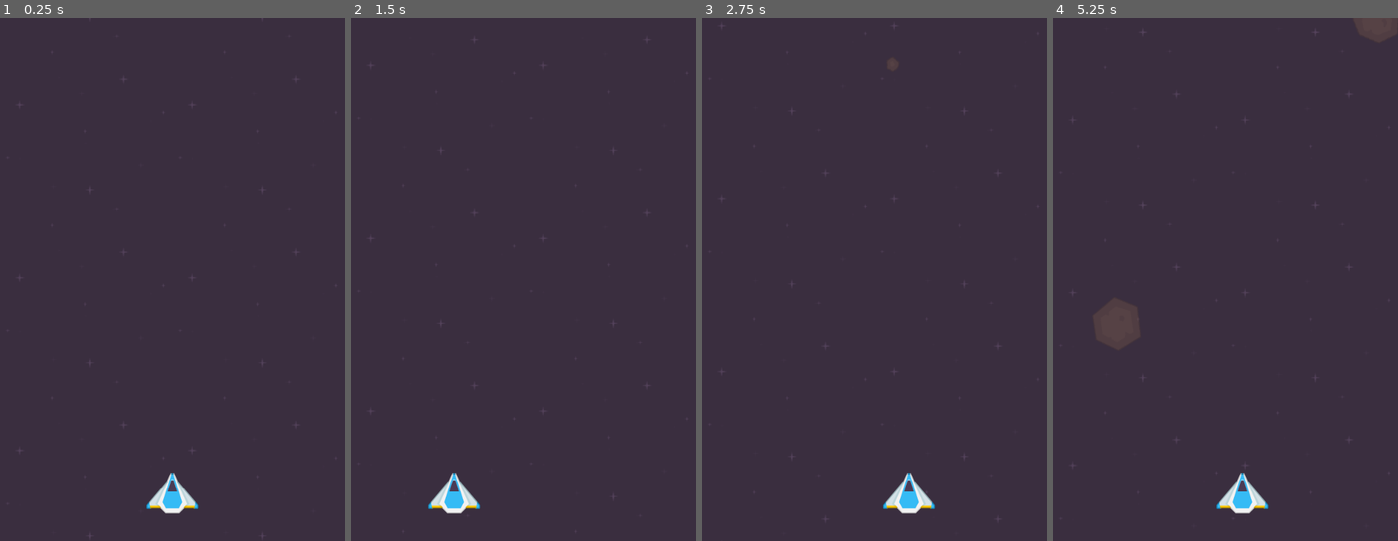
Above: before the commit, frames 1-4 (left to right).
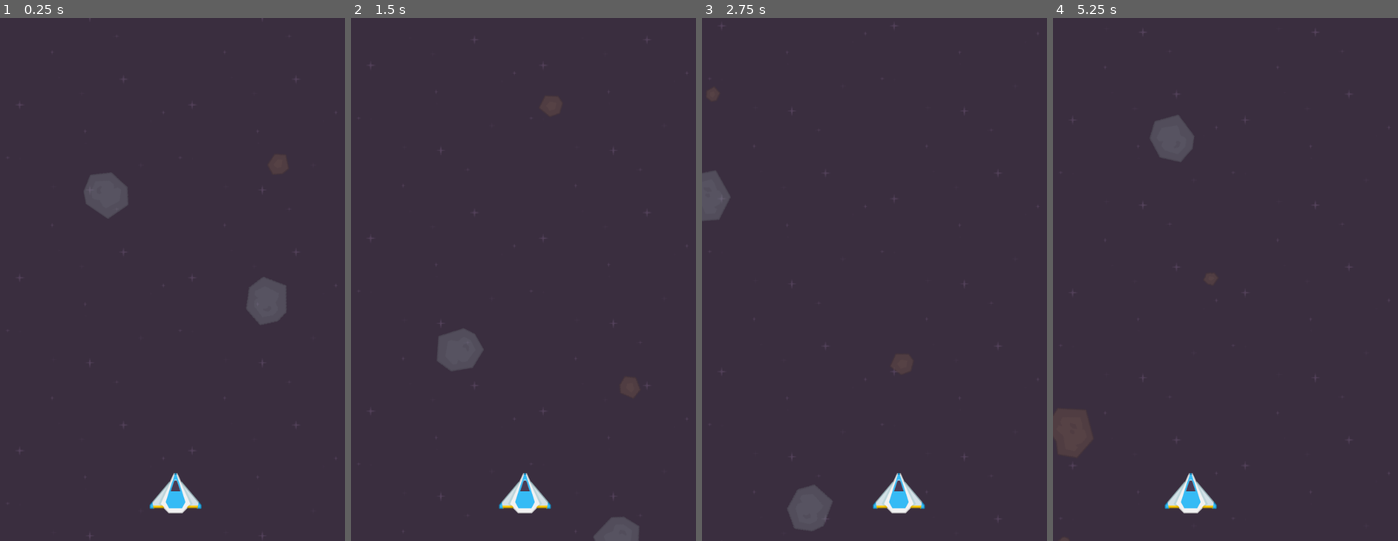
Above: after the commit, the same moments.

Repository: grabatui/godot-top-down-shooter-test
Game: Godot game, scene res://Scenes/world.tscn
Two runs of this game, one before a commit and one after it. Both use one fixed random seed, a clock stepped at 60 frames per second and the inputs below.
Inputs (mouse positions are in pixels of both pictures, inside the frame that each line leads up to):
- Up to frame 1 (0.25 s): no input
- Up to frame 2 (1.5 s): move the mouse to (599, 253) at 0.52 s; move the mouse to (454, 305) at 1.27 s
- Up to frame 3 (2.75 s): move the mouse to (909, 164) at 2.02 s
- Up to frame 4 (5.25 s): move the mouse to (1208, 384) at 2.77 s; move the mouse to (1329, 357) at 3.52 s; move the mouse to (1122, 201) at 4.27 s; move the mouse to (1242, 279) at 5.02 s

The runs differ from the first frame. In frame 1, 2.0% of the frame differs, in the area x 24-83%, y 27-95%; in frame 2, 2.5%; in frame 3, 2.1%; in frame 4, 3.0%, in the area x 0-99%, y 0-100%.

Commit message:
Smooth player moving and first asteroids

Diff:
--- a/Scenes/world.tscn
+++ b/Scenes/world.tscn
@@ -34,35 +34,6 @@
 script = ExtResource("3_cqc0r")
 asteroid_textures = Array[Texture]([ExtResource("5_5c441"), ExtResource("6_443fh"), ExtResource("7_65peg"), ExtResource …(312 unchanged characters)…
 
-[node name="Points" type="Node2D" parent="Asteroids"]
-
-[node name="Marker2D" type="Marker2D" parent="Asteroids/Points"]
-position = Vector2(38, -205)
-
-[node name="Marker2D2" type="Marker2D" parent="Asteroids/Points"]
-position = Vector2(120, -205)
-
-[node name="Marker2D3" type="Marker2D" parent="Asteroids/Points"]
-position = Vector2(239, -205)
-
-[node name="Marker2D4" type="Marker2D" parent="Asteroids/Points"]
-position = Vector2(358, -205)
-
-[node name="Marker2D5" type="Marker2D" parent="Asteroids/Points"]
-position = Vector2(520, -205)
-
-[node name="Marker2D6" type="Marker2D" parent="Asteroids/Points"]
-position = Vector2(606, -205)
-
-[node name="Marker2D7" type="Marker2D" parent="Asteroids/Points"]
-position = Vector2(487, -205)
-
-[node name="Marker2D8" type="Marker2D" parent="Asteroids/Points"]
-position = Vector2(286, -205)
-
-[node name="Marker2D9" type="Marker2D" parent="Asteroids/Points"]
-position = Vector2(161, -205)
-
 [node name="Asteroids" type="Node2D" parent="Asteroids"]
 
 [node name="Timer" type="Timer" parent="Asteroids"]
--- a/Scripts/Scenes/asteroids.gd
+++ b/Scripts/Scenes/asteroids.gd
@@ -2,17 +2,23 @@
 
 
 const ASTEROID_ENTER_FROM_IN_SECONDS: float = 0.5
-const ASTEROID_ENTER_TO_IN_SECONDS: float = 2.0
+const ASTEROID_ENTER_TO_IN_SECONDS: float = 1.5
+
 const ASTEROID_SPEED_FROM: float = 200.0
 const ASTEROID_SPEED_TO: float = 400.0
+
 const ASTEROID_ROTATION_RADIANT_FROM: float = -7.0
 const ASTEROID_ROTATION_RADIANT_TO: float = 7.0
+
 const ASTEROID_QUIT_ADDITIONAL: float = 50.0
+
+const FIRST_ASTEROIDS_COUNT_FROM: int = 3
+const FIRST_ASTEROIDS_COUNT_TO: int = 5
 
 
 @onready var asteroids_root: Node2D = $Asteroids
-@onready var asteroids_points_root: Node2D = $Points
 @onready var asteroids_timer: Timer = $Timer
+@onready var full_width: float = float(ProjectSettings.get('display/window/size/viewport_width'))
 @onready var full_height: float = float(ProjectSettings.get('display/window/size/viewport_height'))
 
 
@@ -23,6 +29,7 @@
 
 
 func _ready():
+	__place_several_asteroids();
 	__start_asteroids_background_timer()
 
 
@@ -37,24 +44,38 @@
 			continue
 
 
+func __place_several_asteroids() -> void:
+	var asteroid_position: Vector2
+	for i in asteroids_generator.randi_range(FIRST_ASTEROIDS_COUNT_FROM, FIRST_ASTEROIDS_COUNT_TO):
+		asteroid_position = Vector2(
+			asteroids_generator.randf_range(0, full_width),
+			asteroids_generator.randf_range(0, full_height)
+		)
+
+		__place_asteroid(asteroid_position)
+
+
 func __start_asteroids_background_timer() -> void:
 	asteroids_timer.wait_time = asteroids_generator.randf_range(ASTEROID_ENTER_FROM_IN_SECONDS, ASTEROID_ENTER_TO_IN_SECONDS)
 	asteroids_timer.start()
 
 
 func _on_timer_timeout():
-	var all_markers: Array = asteroids_points_root.get_children()
-	var asteroid_marker: Marker2D = all_markers[randi() % all_markers.size()]
+	var asteroid_position: Vector2 = Vector2(asteroids_generator.randf_range(0, full_width), -30.0)
 
+	__place_asteroid(asteroid_position)
+
+	__start_asteroids_background_timer()
+
+
+func __place_asteroid(asteroid_position: Vector2) -> void:
 	var asteroid_texture: Texture = asteroid_textures[randi() % asteroid_textures.size()]
 
 	var asteroid: AsteroidSprite2D = AsteroidSprite2D.new()
 	asteroid.texture = asteroid_texture
-	asteroid.position = asteroid_marker.position
+	asteroid.position = asteroid_position
 	asteroid.speed = asteroids_generator.randf_range(ASTEROID_SPEED_FROM, ASTEROID_SPEED_TO)
 	asteroid.rotation_radiant = asteroids_generator.randf_range(ASTEROID_ROTATION_RADIANT_FROM, ASTEROID_ROTATION_RADIANT_TO)
 	asteroid.modulate.a = 0.3
 
 	asteroids_root.add_child(asteroid)
-
-	__start_asteroids_background_timer()
--- a/Scripts/Scenes/player.gd
+++ b/Scripts/Scenes/player.gd
@@ -1,7 +1,7 @@
 extends CharacterBody2D
 
 
-const SPEED = 300.0
+const SPEED = 3.0
 const ADDITIONAL_BORDER = 10.0
 
 
@@ -22,6 +22,9 @@
 func _physics_process(_delta):
 	var mouse_position: Vector2 = get_global_mouse_position()
 
-	position.x = min(max(left_border, mouse_position.x), right_border)
+	velocity = Vector2(mouse_position.x - global_position.x, 0) * SPEED
+
+	if (mouse_position.x > right_border and position.x >= right_border) or (mouse_position.x < left_border and position.x <= left_border):
+		velocity = Vector2.ZERO
 
 	move_and_slide()
--- a/Scripts/Scenes/world.gd
+++ b/Scripts/Scenes/world.gd
@@ -1 +1,5 @@
 extends Node2D
+
+
+func _ready():
+    Input.set_mouse_mode(Input.MOUSE_MODE_HIDDEN)
